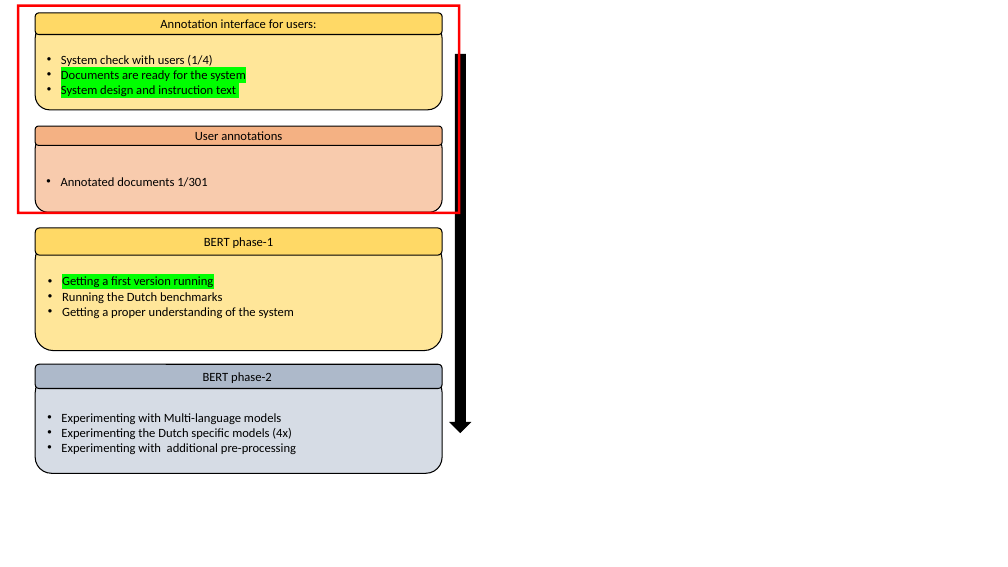
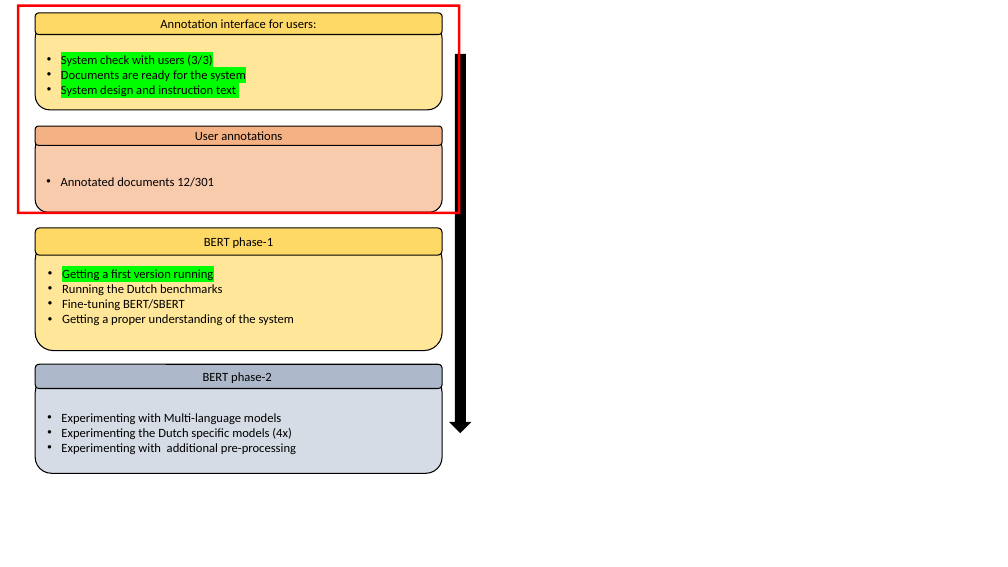
Before and after one commit to JesherA/AcExSy, a slide deck: slide 19 of Supporting_files/Weekly_thesis_meeting.pptx (slide 16 before the commit). Drawn at 1008x567 pixels with LibreOffice and Linux fonts; fonts in the diff are those of the drawing. Boxes give left, top, right and bottom in pixels: in the first picture for what was removed or moved away, otherwise in the second. Text is boxed around its words. In the diff, an @@ line names an element or a change of style, - is before the commit and + after.

```diff
--- a/Supporting_files/Weekly_thesis_meeting.pptx
+++ b/Supporting_files/Weekly_thesis_meeting.pptx
@@ text in rounded rectangle at <box>61,55,212,66</box>: text changed @@
-• System check with users (1/4)
+• System check with users (3/3)
@@ text in rounded rectangle at <box>61,177,214,187</box>: text changed @@
-• Annotated documents 1/301
+• Annotated documents 12/301
@@ text in rounded rectangle at <box>62,299,185,310</box>: paragraph added @@
+• Fine-tuning BERT/SBERT
```
Also in this commit, not shown: 1 other slide changed, 3 slides added, 10 other files.
